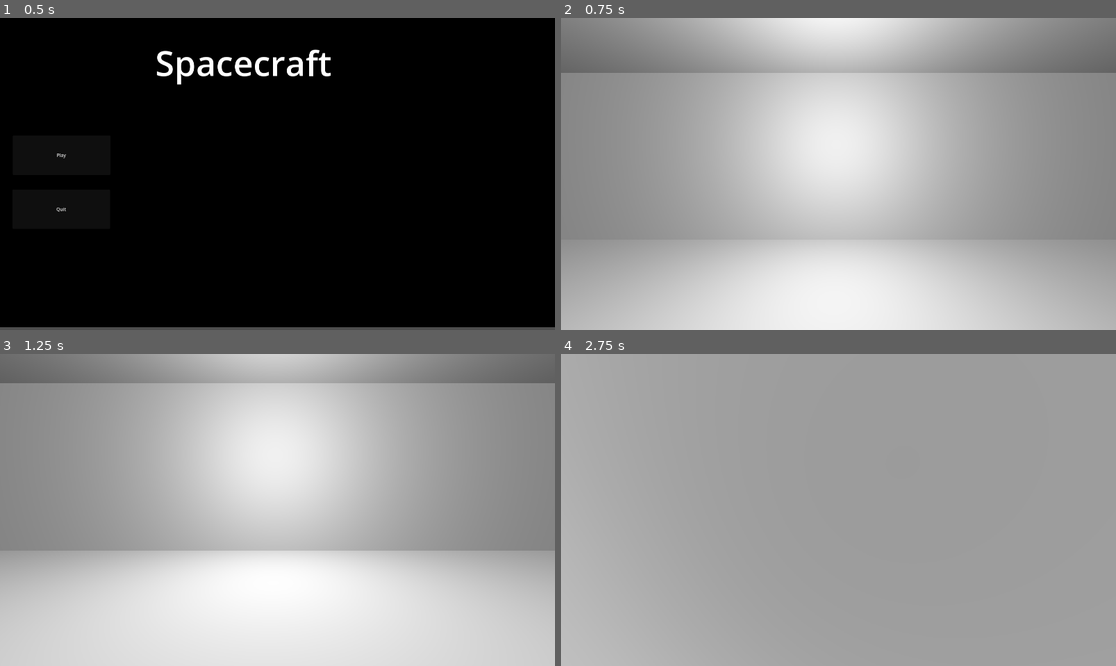
Above: before the commit, frames 1-4 (two rows, left to right).
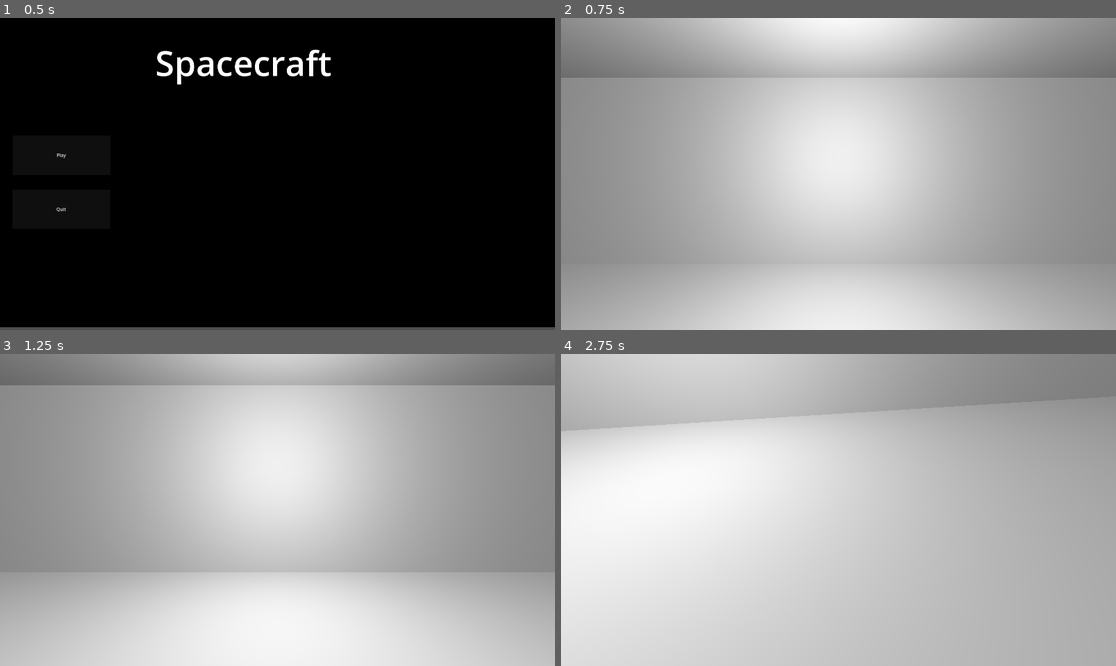
Above: after the commit, the same moments.

Repository: CatPerson136/spacecraft
Game: Godot game, scene res://Menu/Menu.tscn
Same seed, same stepped clock (60 frames per second), same inputs: the game is played once before the commit and once after it.
Inputs (mouse positions are in pixels of both pictures, inside the frame that each line leads up to):
- Up to frame 1 (0.5 s): no input
- Up to frame 2 (0.75 s): click "Play" at 0.5 s
- Up to frame 3 (1.25 s): no input
- Up to frame 4 (2.75 s): tap Enter (ui_accept) at 1.25, 1.35, 2.3 s; move the mouse to (866, 510) at 1.27 s; hold W (move_forward) from 1.28 s (still down); tap Space (jump) at 1.52, 1.55, 1.82, 2.1, 2.27, 2.57 s; move the mouse to (810, 510) at 2.02 s

Frame 1 is identical in both runs. In frame 2, 4.5% of the frame differs, in the area x 0-100%, y 18-87%; in frame 3, 13%; in frame 4, 70%, in the area x 0-100%, y 0-100%.

Commit message:
Made a new contorller for the player

Diff:
--- a/Player/player.gd
+++ b/Player/player.gd
@@ -1,71 +1,31 @@
-# I did no make the script checkout the orignal here:
-# https://github.com/rbarongr/GodotFirstPersonController
+extends CharacterBody3D
 
-class_name Player extends CharacterBody3D
 
-@export_category("Player")
-@export_range(1, 35, 1) var speed: float = 10 # m/s
-@export_range(10, 400, 1) var acceleration: float = 100 # m/s^2
+const SPEED = 5.0
+const JUMP_VELOCITY = 4.5
 
-@export_range(0.1, 3.0, 0.1) var jump_height: float = 1 # m
-@export_range(0.1, 9.25, 0.05, "or_greater") var camera_sens: float = 23
+# Get the gravity from the project settings to be synced with RigidBody nodes.
+var gravity = ProjectSettings.get_setting("physics/3d/default_gravity")
 
-var jumping: bool = false
-var mouse_captured: bool = false
 
-var gravity: float = ProjectSettings.get_setting("physics/3d/default_gravity")
+func _physics_process(delta):
+	# Add the gravity.
+	if not is_on_floor():
+		velocity.y -= gravity * delta
 
-var move_dir: Vector2 # Input direction for movement
-var look_dir: Vector2 # Input direction for look/aim
+	# Handle Jump.
+	if Input.is_action_just_pressed("ui_accept") and is_on_floor():
+		velocity.y = JUMP_VELOCITY
 
-var walk_vel: Vector3 # Walking velocity
-var grav_vel: Vector3 # Gravity velocity
-var jump_vel: Vector3 # Jumping velocity
+	# Get the input direction and handle the movement/deceleration.
+	# As good practice, you should replace UI actions with custom gameplay actions.
+	var input_dir = Input.get_vector("ui_left", "ui_right", "ui_up", "ui_down")
+	var direction = (transform.basis * Vector3(input_dir.x, 0, input_dir.y)).normalized()
+	if direction:
+		velocity.x = direction.x * SPEED
+		velocity.z = direction.z * SPEED
+	else:
+		velocity.x = move_toward(velocity.x, 0, SPEED)
+		velocity.z = move_toward(velocity.z, 0, SPEED)
 
-@onready var camera: Camera3D = $Camera
-
-func _ready() -> void:
-	capture_mouse()
-
-func _input(event: InputEvent) -> void:
-	if event is InputEventMouseMotion: look_dir = event.relative * 0.01
-	if Input.is_action_just_pressed("jump"): jumping = true
-	if Input.is_action_just_pressed("ui_cancel"): get_tree().quit()
-
-func _physics_process(delta: float) -> void:
-	if mouse_captured: _rotate_camera(delta)
-	velocity = _walk(delta) + _gravity(delta) + _jump(delta)
 	move_and_slide()
-
-func capture_mouse() -> void:
-	Input.set_mouse_mode(Input.MOUSE_MODE_CAPTURED)
-	mouse_captured = true
-
-func release_mouse() -> void:
-	Input.set_mouse_mode(Input.MOUSE_MODE_VISIBLE)
-	mouse_captured = false
-
-func _rotate_camera(delta: float, sens_mod: float = 1.0) -> void:
-	look_dir += Input.get_vector("look_left","look_right","look_up","look_down")
-	camera.rotation.y -= look_dir.x * camera_sens * sens_mod * delta
-	camera.rotation.x = clamp(camera.rotation.x - look_dir.y * camera_sens * sens_mod * delta, -1.5, 1.5)
-	look_dir = Vector2.ZERO
-
-func _walk(delta: float) -> Vector3:
-	move_dir = Input.get_vector("move_left", "move_right", "move_forward", "move_back")
-	var _forward: Vector3 = camera.transform.basis * Vector3(move_dir.x, 0, move_dir.y)
-	var walk_dir: Vector3 = Vector3(_forward.x, 0, _forward.z).normalized()
-	walk_vel = walk_vel.move_toward(walk_dir * speed * move_dir.length(), acceleration * delta)
-	return walk_vel
-
-func _gravity(delta: float) -> Vector3:
-	grav_vel = Vector3.ZERO if is_on_floor() else grav_vel.move_toward(Vector3(0, velocity.y - gravity, 0), gravity * delta)
-	return grav_vel
-
-func _jump(delta: float) -> Vector3:
-	if jumping:
-		if is_on_floor(): jump_vel = Vector3(0, sqrt(4 * jump_height * gravity), 0)
-		jumping = false
-		return jump_vel
-	jump_vel = Vector3.ZERO if is_on_floor() else jump_vel.move_toward(Vector3.ZERO, gravity * delta)
-	return jump_vel
--- a/Player/player.tscn
+++ b/Player/player.tscn
@@ -1,22 +1,73 @@
-[gd_scene load_steps=4 format=3 uid="uid://cdk6hwb4hi2wc"]
+[gd_scene load_steps=4 format=3 uid="uid://dfn3nm5smm42h"]
 
-[ext_resource type="Script" path="res://Player/player.gd" id="1_2f8j2"]
+[sub_resource type="GDScript" id="GDScript_u8ckw"]
+script/source = "extends CharacterBody3D
 
-[sub_resource type="ConvexPolygonShape3D" id="ConvexPolygonShape3D_325ua"]
+
+const SPEED: float = 5.0
+const RUN_SPEED: float = 6.0
+const JUMP_VELOCITY: float = 4.5
+
+# Mouse sensetivy
+var mouse_sens: float = 0.01
+
+# Get the gravity from the project settings to be synced with RigidBody nodes.
+var gravity = ProjectSettings.get_setting(\"physics/3d/default_gravity\")
+
+@onready var head := $Head
+@onready var eyes := $Head/Camera3D
+
+
+func _ready():
+	Input.mouse_mode = Input.MOUSE_MODE_CAPTURED
+
+func _input(event):
+	if event is InputEventMouseMotion:
+		head.rotate_y(-event.relative.x * mouse_sens)
+		eyes.rotate_x(-event.relative.y * mouse_sens)
+		eyes.rotation.x = clamp(eyes.rotation.x, deg_to_rad(-90), deg_to_rad(90))
+
+func _physics_process(delta):
+	# Add the gravity.
+	if not is_on_floor():
+		velocity.y -= gravity * delta
+
+	# Handle Jump.
+	if Input.is_action_just_pressed(\"jump\") and is_on_floor():
+		velocity.y = JUMP_VELOCITY
+
+	# Get the input direction and handle the movement/deceleration.
+	# As good practice, you should replace UI actions with custom gameplay actions.
+	var input_dir = Input.get_vector(\"move_left\", \"move_right\", \"move_forward\", \"move_back\")
+	var direction = (head.basis * Vector3(input_dir.x, 0, input_dir.y)).normalized()
+
+
+
+	if direction:
+		velocity.x = direction.x * SPEED
+		velocity.z = direction.z * SPEED
+	else:
+		velocity.x = move_toward(velocity.x, 0, SPEED)
+		velocity.z = move_toward(velocity.z, 0, SPEED)
+	move_and_slide()
+"
+
+[sub_resource type="CapsuleMesh" id="CapsuleMesh_bujgg"]
+
+[sub_resource type="ConvexPolygonShape3D" id="ConvexPolygonShape3D_t33r1"]
 points = PackedVector3Array(-0.125207, -0.532801, -0.480507, 0.0227831, 0.47607, 0.498884, 0.169713, 0.559144, 0.464172 …(924 unchanged characters)…
 
-[sub_resource type="CapsuleMesh" id="CapsuleMesh_8pv2h"]
+[node name="player" type="CharacterBody3D"]
+script = SubResource("GDScript_u8ckw")
 
-[node name="Player" type="CharacterBody3D"]
-transform = Transform3D(2, 0, 0, 0, 1, 0, 0, 0, 1, 0, 0, 0)
-script = ExtResource("1_2f8j2")
+[node name="MeshInstance3D" type="MeshInstance3D" parent="."]
+transform = Transform3D(1.7, 0, 0, 0, 2.2, 0, 0, 0, 2.1, 0, 0, 0)
+mesh = SubResource("CapsuleMesh_bujgg")
 
 [node name="CollisionShape3D" type="CollisionShape3D" parent="."]
-shape = SubResource("ConvexPolygonShape3D_325ua")
+shape = SubResource("ConvexPolygonShape3D_t33r1")
 
-[node name="MeshInstance3D" type="MeshInstance3D" parent="."]
-mesh = SubResource("CapsuleMesh_8pv2h")
+[node name="Head" type="Node3D" parent="."]
 
-[node name="Camera" type="Camera3D" parent="."]
-transform = Transform3D(1, 0, 0, 0, 1, 0, 0, 0, 1, 0.092633, 0.756402, 0.308733)
-fov = 80.0
+[node name="Camera3D" type="Camera3D" parent="Head"]
+transform = Transform3D(1, 0, 0, 0, 1, 0, 0, 0, 1, 0, 2, 0)
--- a/Spacceship/World.tscn
+++ b/Spacceship/World.tscn
@@ -15,10 +15,26 @@
 background_mode = 2
 sky = SubResource("Sky_7gpqt")
 
+[sub_resource type="GDScript" id="GDScript_nqv4w"]
+script/source = "extends WorldEnvironment
+
+
+# Called when the node enters the scene tree for the first time.
+func _ready():
+
+	pass # Replace with function body.
+
+
+# Called every frame. 'delta' is the elapsed time since the previous frame.
+func _process(delta):
+	pass
+"
+
 [node name="World" type="Node3D"]
 
 [node name="WorldEnvironment" type="WorldEnvironment" parent="."]
 environment = SubResource("Environment_n7a3m")
+script = SubResource("GDScript_nqv4w")
 
 [node name="Node3D" parent="." instance=ExtResource("4_xe3b0")]
 transform = Transform3D(6.83365, 0, 0, 0, 6.48807, 1.71758, 0, -1.64921, 6.75704, 62.2276, 51.4532, 549.575)
@@ -32,7 +48,7 @@
 transform = Transform3D(0.840655, 0.416036, -0.346718, -0.25, 0.866025, 0.433014, 0.480415, -0.277336, 0.832037, 0, 0, 503)
 light_energy = 0.34
 
-[node name="Player" parent="." instance=ExtResource("3_7ly86")]
-
 [node name="c" parent="." instance=ExtResource("4_8fyeb")]
 transform = Transform3D(1, 0, 0, 0, 1, 0, 0, 0, 1, 0, 0, 9.09609)
+
+[node name="player" parent="." instance=ExtResource("3_7ly86")]
--- a/project.godot
+++ b/project.godot
@@ -48,3 +48,8 @@
 "events": [Object(InputEventKey,"resource_local_to_scene":false,"resource_name":"","device":-1,"window_id":0,"alt_pressed":false,"shift_pressed":false,"ctrl_pressed":false,"meta_pressed":false,"pressed":false,"keycode":0,"physical_keycode":32,"key_label":0,"unicode":32,"echo":false,"script":null)
 ]
 }
+run={
+"deadzone": 0.5,
+"events": [Object(InputEventKey,"resource_local_to_scene":false,"resource_name":"","device":-1,"window_id":0,"alt_pressed":false,"shift_pressed":false,"ctrl_pressed":false,"meta_pressed":false,"pressed":false,"keycode":0,"physical_keycode":4194325,"key_label":0,"unicode":0,"echo":false,"script":null)
+]
+}
Not shown: 1 places in Spacceship/World.tscn that only renumber resources
Not shown, changed: README.md
